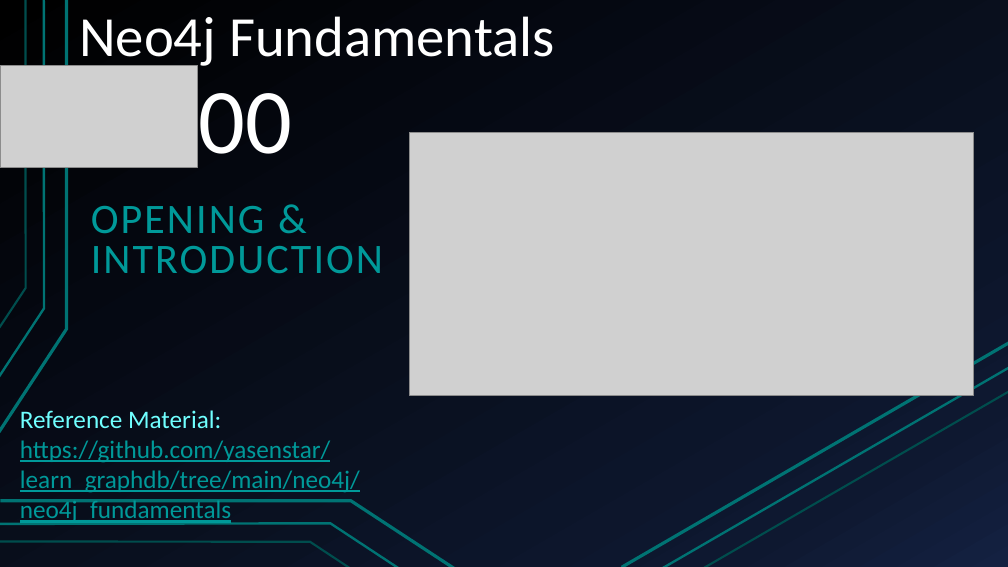
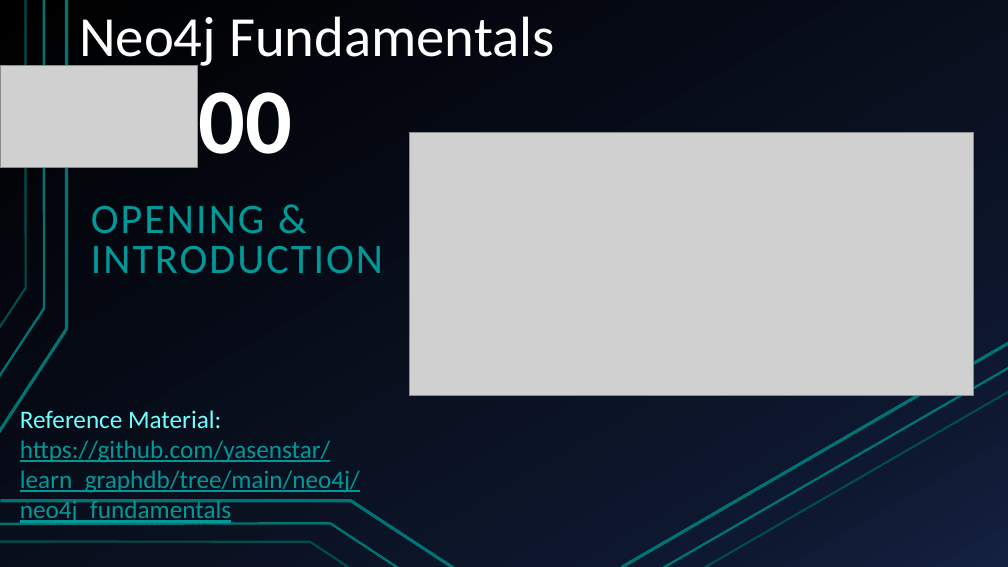
Before and after one commit to yasenstar/learn_graphdb, a slide deck: slide 1 of neo4j/neo4j_fundamentals/Neo4j_Fundamentals.pptx. Drawn at 1008x567 pixels with LibreOffice and Linux fonts; fonts in the diff are those of the drawing; grey boxes stand for pictures. Boxes give left, top, right and bottom in pixels: in the first picture for what was removed or moved away, otherwise in the second. Text is boxed around its words. In the diff, an @@ line names an element or a change of style, - is before the commit and + after.

```diff
--- a/neo4j/neo4j_fundamentals/Neo4j_Fundamentals.pptx
+++ b/neo4j/neo4j_fundamentals/Neo4j_Fundamentals.pptx
@@ text "00" at (198,92,292,154): bold on @@
```
Also in this commit, not shown: 2 other slides changed, 3 slides added, 6 other files.
